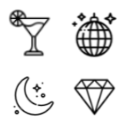
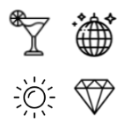
The second 128 × 128 image is a revision of the first. Changes to its layers:
hid "moon.png" over 12, 76, 55, 117
added layer "sun.png" above "diamond.png" over 13, 76, 56, 119
